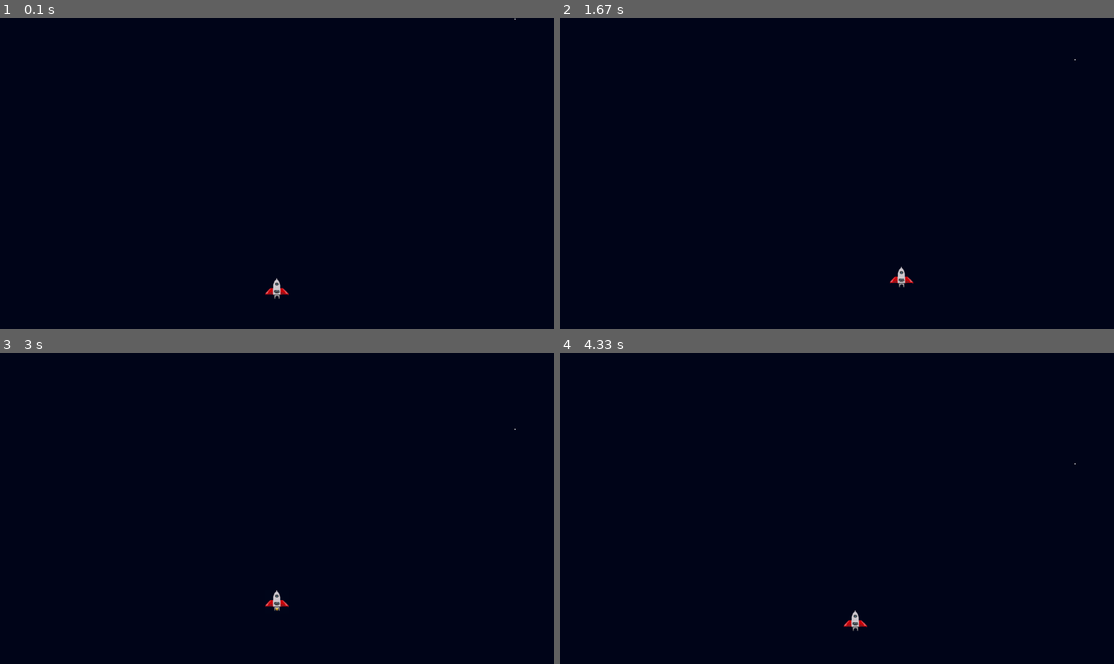
Above: before the commit, frames 1-4 (two rows, left to right).
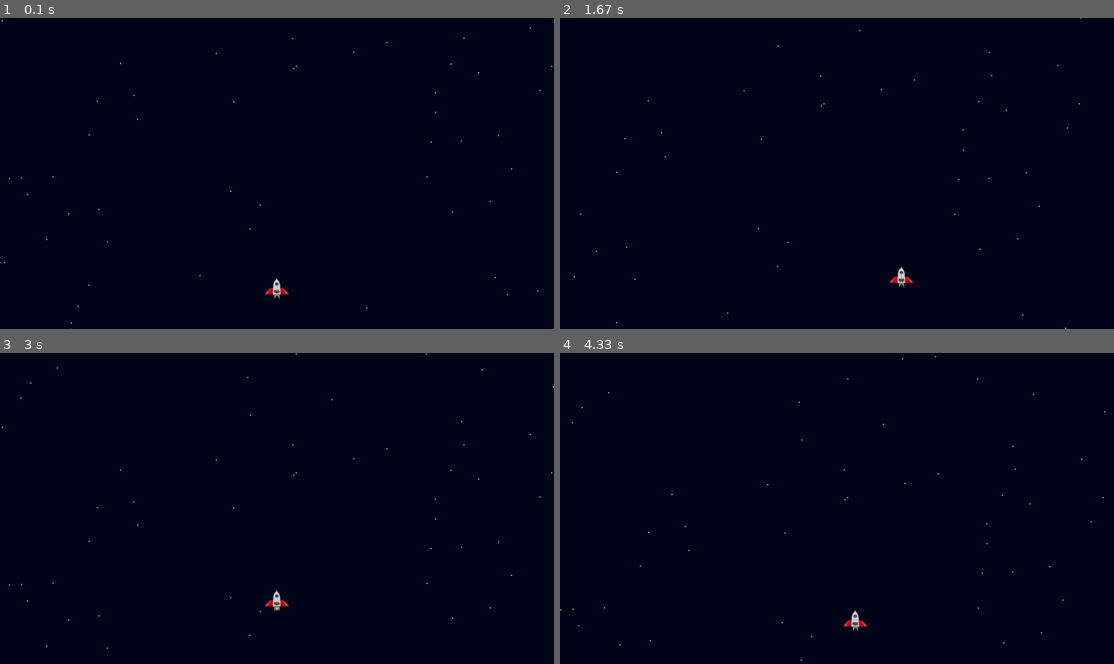
Above: after the commit, the same moments.

Repository: MicaelaEdith/spacecraftGame-pygame
Game: pygame game, started from main.py
Two runs of this game, one before a commit and one after it. Both use one fixed random seed, a clock stepped at 60 frames per second and the inputs below.
Inputs:
- Up to frame 1 (0.1 s): no input
- Up to frame 2 (1.67 s): hold Right 0.33-0.8 s; hold Up 0.83-1.13 s; hold Right 1.17-1.63 s
- Up to frame 3 (3 s): hold Left 1.67-2.2 s; hold Left 2.23-2.63 s; hold Up from 2.67 s (still down)
- Up to frame 4 (4.33 s): release Up at 3.03 s; hold Right 3.07-3.7 s; hold Left 3.73-4.2 s; hold Right from 4.23 s (still down)

The runs differ from the first frame. In frame 1, less than 0.1% of the frame differs, in the area x 0-100%, y 0-100%; in frame 2, less than 0.1%; in frame 3, less than 0.1%; in frame 4, less than 0.1%.

Commit message:
add starts

Diff:
--- a/main.py
+++ b/main.py
@@ -22,10 +22,10 @@
 
 
 display = pygame.display.set_mode((screenWidth, screenHeight))
-pygame.display.set_caption("Juego")
+pygame.display.set_caption("pygame")
 
-player=Player(xPosition,yPosition,screenHeight)
-starts=Starts(screenWidth)
+player=Player(xPosition,yPosition,screenHeight, screenWidth)
+starts=Starts(screenWidth, screenHeight)
 
 while True:
     for event in pygame.event.get():
@@ -40,8 +40,9 @@
 
     display.fill(blue)
     player.movePlayer(event)
+    starts.drawStarts(display, event)
     player.drawPlayer(display)
-    starts.drawStart(display, white, screenHeight)
+
 
     pygame.display.flip()
     clock.tick(60)
--- a/playerController.py
+++ b/playerController.py
@@ -1,10 +1,12 @@
 import pygame
 
 class Player():
-    def __init__(self, xPosition, yPosition,screenHeight) -> None:
+    def __init__(self, xPosition, yPosition,screenHeight, screenWidth) -> None:
         self.xPosition=xPosition
         self.yPosition=yPosition
         self.yPositionInit=yPosition
+        self.minXPosition=screenWidth/4
+        self.maxXPosition=screenWidth/4*3
         self.point=0
         self.health=5
         self.animation=[]
@@ -18,10 +20,15 @@
         self.rect=self.animation[1].get_rect()
         self.rect=self.animation[2].get_rect()
         self.frame=0
-        self.keyDownCount=0
+        self.keyDownCount=0  # control for "self.frame", this select the img/animation in "drawPlayer()"
         self.maxYPosition=screenHeight-(screenHeight/1.5)
+        self.minYPosition=screenHeight-120
         self.slowArea=self.maxYPosition+(self.maxYPosition/2)
         self.up=False
+        self.leftUp=False
+        self.rightUp=False
+        self.leftDown=False
+        self.rightDown=False
 
     def setPlayer(self, name):
         self.name=name
@@ -30,33 +37,41 @@
 
         if event.type==pygame.KEYDOWN:
             self.keyDownCount+=1.5
-            if event.key==pygame.K_LEFT:
+            if event.key==pygame.K_LEFT and self.xPosition>=self.minXPosition:
                 self.xPosition-=4
-            if event.key==pygame.K_LEFT and event.key==pygame.K_UP and self.yPosition>self.maxYPosition:
-                self.xPosition-=4
+            if event.key==pygame.K_RIGHT and self.xPosition<=self.maxXPosition:
+                self.xPosition+=4
+            if event.key==pygame.K_LEFT and event.key==pygame.K_UP and self.yPosition>=self.maxYPosition:
+                self.leftUp=true
                 self.up=True
-            if event.key==pygame.K_RIGHT:
-                self.xPosition+=4
-            if event.key==pygame.K_RIGHT and event.key==pygame.K_UP and self.yPosition>self.maxYPosition:
-                self.xPosition+=4
+            if event.key==pygame.K_RIGHT and event.key==pygame.K_UP and self.yPosition>=self.maxYPosition:
+                self.rightUp=True
                 self.up=True
-            if event.key==pygame.K_UP and self.yPosition>self.maxYPosition:
+            if event.key==pygame.K_UP and self.yPosition>=self.maxYPosition:
                 self.up=True
-
-            if event.key==pygame.K_DOWN:
+            if event.key==pygame.K_DOWN and self.yPosition<=self.minYPosition:
                 self.keyDownCount=0
                 self.yPosition+=1.5
 
-
         if event.type==pygame.KEYUP:
-            if event.key==pygame.K_UP:
+            if event.key==pygame.K_UP or(event.key==pygame.K_RIGHT and event.key==pygame.K_UP)or(event.key==pygame.K_LEFT and event.key==pygame.K_UP):
                 self.up=False
+                self.leftUp=False
+                self.rightUp=False
 
         if(self.up and self.yPosition>self.maxYPosition):
             if(self.yPosition<self.slowArea):
                 self.yPosition-=2
+                if(self.leftUp):
+                    self.xPosition-=1.5
+                if(self.rightUp):
+                    self.xPosition+=1.5
             else:
                 self.yPosition-=4
+                if(self.leftUp):
+                    self.xPosition-=3
+                if(self.rightUp):
+                    self.xPosition+=3
 
         else:
             self.keyDownCount=0
--- a/world.py
+++ b/world.py
@@ -1,17 +1,70 @@
 import pygame, random
 
 class Starts():
-    def __init__(self, screenW):
+    def __init__(self, screenW, screenH):
         self.screenW=screenW
-        self.xPosition=random.randrange((self.screenW-(screenW+5)),(screenW-5))
-        self.yPosition=-5
+        self.screenH=screenH
+        self.white=(240,240,240)
+        self.positionList=[]
+        self.speed=1
+        for i in range(50):
+            self.xPosition=random.randrange((self.screenW-(screenW+10)),(screenW+10))
+            self.yPosition=random.randrange(-5,self.screenH)
+            self.positionList.append([self.xPosition, self.yPosition])
 
-    def drawStart(self, display, color, screenH):
-        if(self.yPosition<screenH+5):
-            self.yPosition+=1.5
-        else:
-            self.xPosition=random.randrange((self.screenW-(self.screenW+5)),(self.screenW-5))
-            self.yPosition=screenH
+    def drawStarts(self, display, event):
+        for i in self.positionList:
+            self.xP=i[0]
+            self.yP=i[1]
+
+            pygame.draw.circle(display,self.white,(self.xP, self.yP),2)
+
+            if(i[1]<self.screenH+5):
+                i[1]+=self.speed
+            else:
+                i[1]=-5
+                i[0]=self.xPosition=random.randrange((self.screenW-(self.screenW+5)),(self.screenW-5))
+
+            if event.type==pygame.KEYDOWN:
+                if event.key==pygame.K_UP:
+                    self.speed=3
+                if event.key==pygame.K_LEFT:
+                    i[0]+=2
+                if event.key==pygame.K_RIGHT:
+                    i[0]-=2
+            if event.type==pygame.KEYUP:
+                if event.key==pygame.K_UP:
+                    self.speed=1
 
 
-        pygame.draw.circle(display, color, (self.xPosition, self.yPosition),2)
+
+
+
+"""
+        self.screenW=screenW
+        self.positionList=[]
+
+        for i in range(20):
+            self.xPosition=random.randrange((self.screenW-(screenW+5)),(screenW-5))
+            self.yPosition=-5
+            self.positionList.append([self.xPosition,self.yPosition])
+
+    def drawStart(self, event, display, color, screenH):
+
+        for i in self.positionList:
+            pygame.draw.circle(display, color, (self.xPosition, self.yPosition),1.5)
+
+
+
+            if(self.yPosition<screenH+5):
+                self.yPosition+=1.5
+                if event.type==pygame.KEYDOWN:
+                 if event.key==pygame.K_LEFT:
+                        self.xPosition+=2
+                    if event.key==pygame.K_RIGHT:
+                        self.xPosition-=2
+            else:
+                self.xPosition=random.randrange((self.screenW-(self.screenW+5)),(self.screenW-5))
+                self.yPosition=-5
+            pygame.draw.circle(display, color, (self.xPosition, self.yPosition),1.5)
+"""
